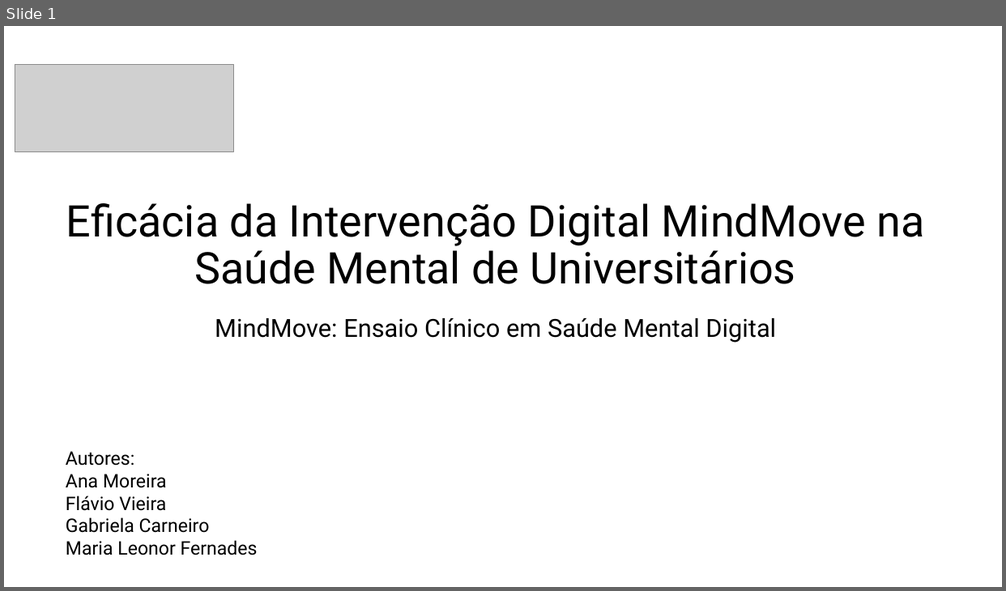
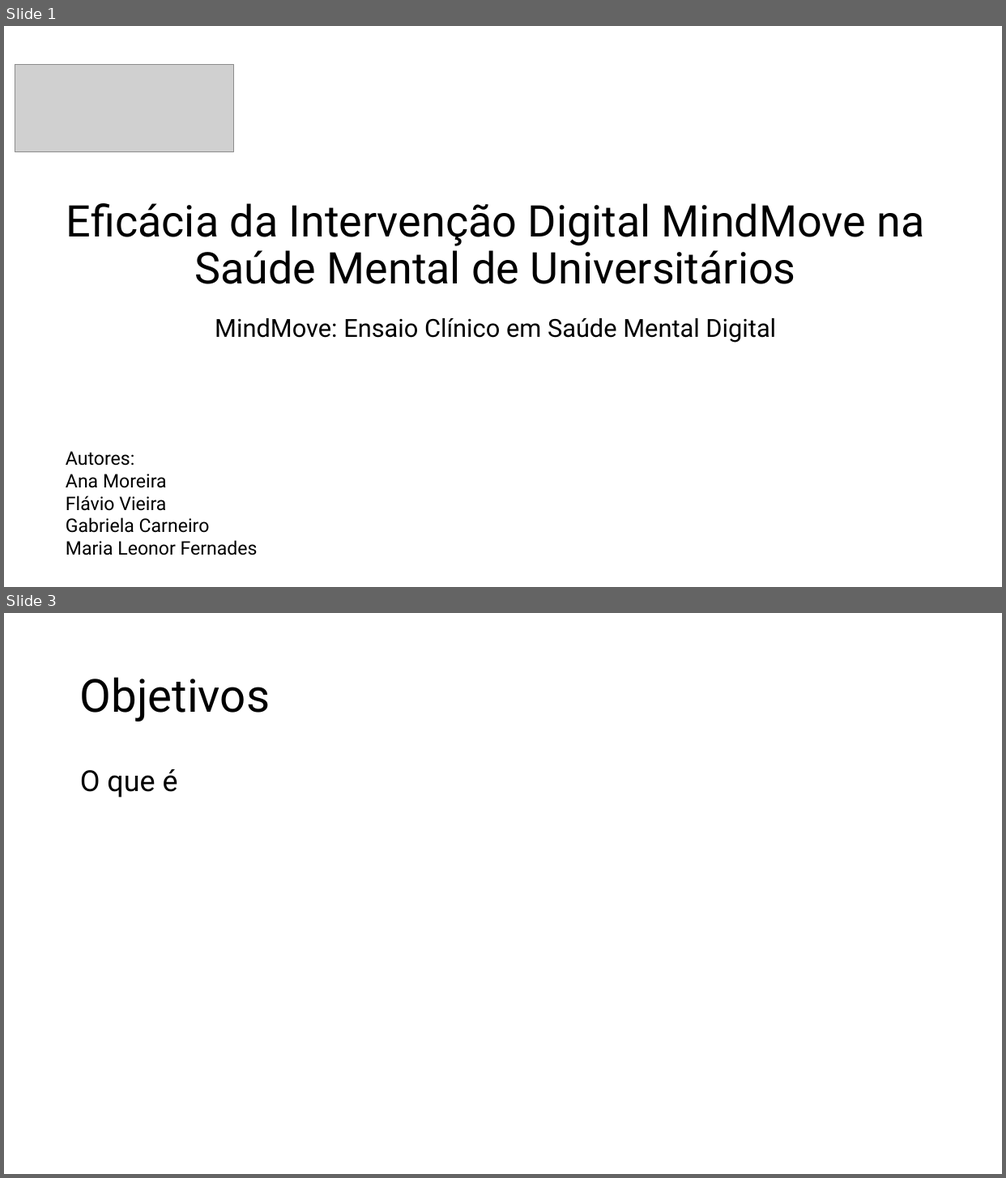
Before and after one commit to sofiawxys/Projeto_FerramentasProdutividade_G_2_E3, a slide deck: projeto_fp_tp10.pptx. Shown one above the other, each under a label of ours: slide 1 before the commit, slides 1 and 3 after it; the slides between them are not shown. The pictures are 1006x591 and 1006x1178 pixels, drawn with LibreOffice and Linux fonts; fonts in the diff are those of the drawing; grey boxes stand for pictures; background and template pictures are left out. Boxes give left, top, right and bottom in pixels: in the first picture for what was removed or moved away, otherwise in the second. Text is boxed around its words. In the diff, an @@ line names an element or a change of style, - is before the commit and + after.

```diff
--- a/projeto_fp_tp10.pptx
+++ b/projeto_fp_tp10.pptx
@@ slide 3 added at box(4, 613, 1002, 1174), background #FFFFFF @@
@@ title added at box(80, 677, 270, 722), 44 pt, text #000000 @@
+Objetivos
@@ text added at box(80, 769, 178, 798), 28 pt, text #000000 @@
+O que é
```
Also in this commit, not shown: 8 other slides added.
